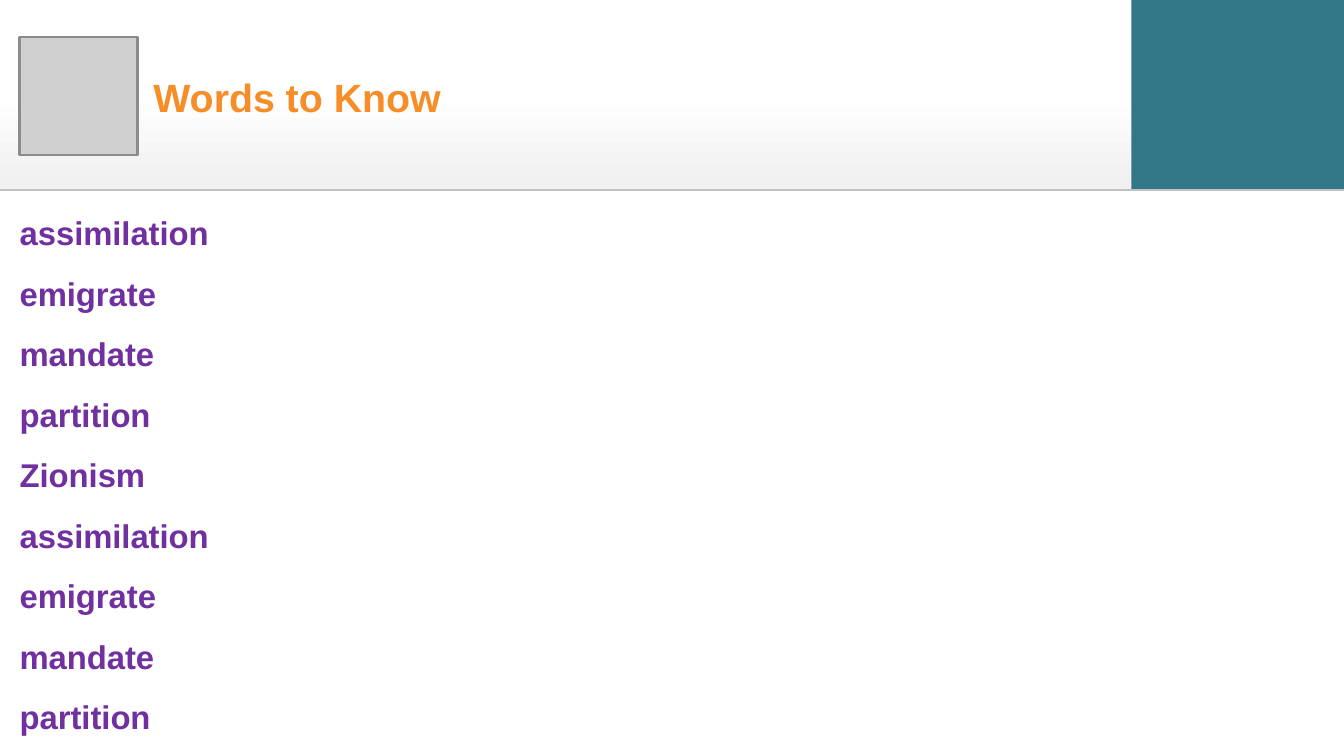
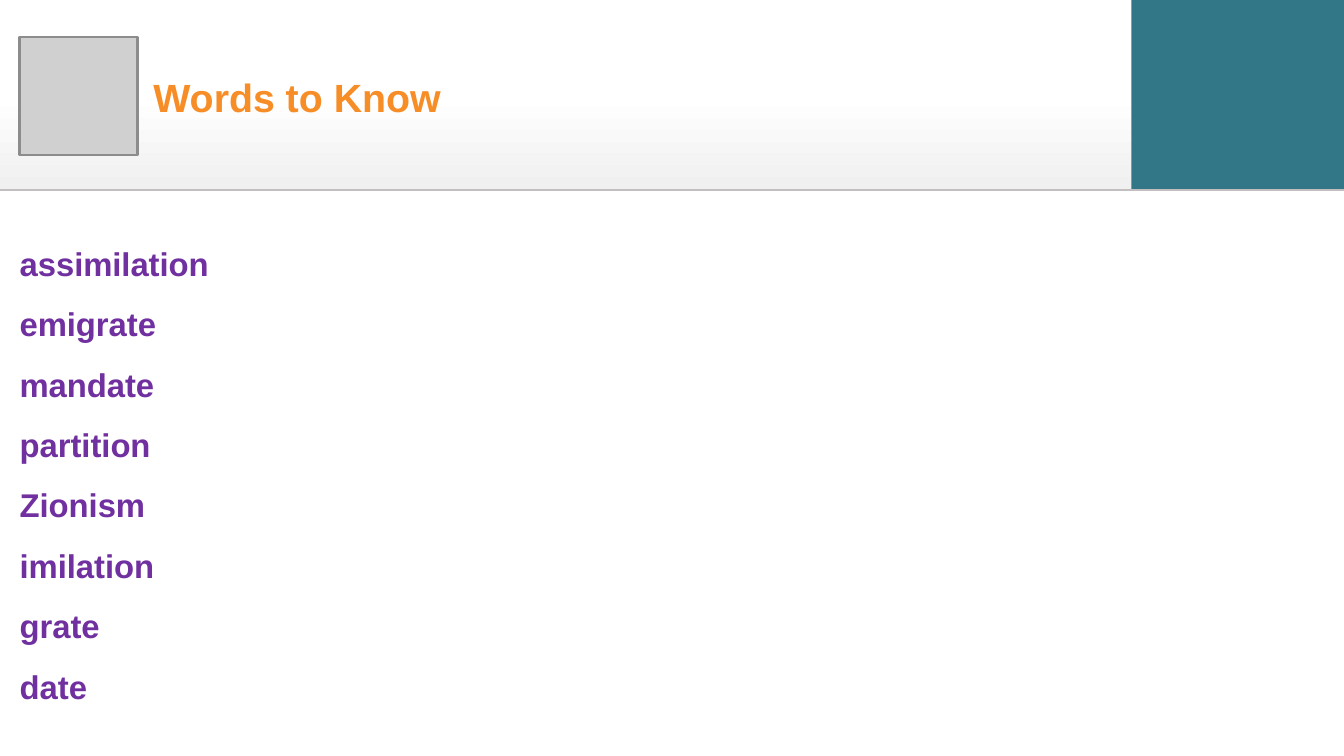
Before and after one commit to davidm3591/et_debug, a slide deck: slide 4 of testing_debug/test_files_symbol_equation_bug/4_0123-45-67_replace_slide_just_add_symbol_ascii_utf8.pptx. Drawn at 1344x756 pixels with LibreOffice and Linux fonts; fonts in the diff are those of the drawing; grey boxes stand for pictures; background and template pictures are left out. Boxes give left, top, right and bottom in pixels: in the first picture for what was removed or moved away, otherwise in the second. Text is boxed around its words. In the diff, an @@ line names an element or a change of style, - is before the commit and + after.

Commit message:
Update test PPT files

```diff
--- a/testing_debug/test_files_symbol_equation_bug/4_0123-45-67_replace_slide_just_add_symbol_ascii_utf8.pptx
+++ b/testing_debug/test_files_symbol_equation_bug/4_0123-45-67_replace_slide_just_add_symbol_ascii_utf8.pptx
@@ text at <box>20,554,154,700</box>: text changed @@
-assimilation
-emigrate
-mandate
-partition
+imilation
+grate
+date
```
